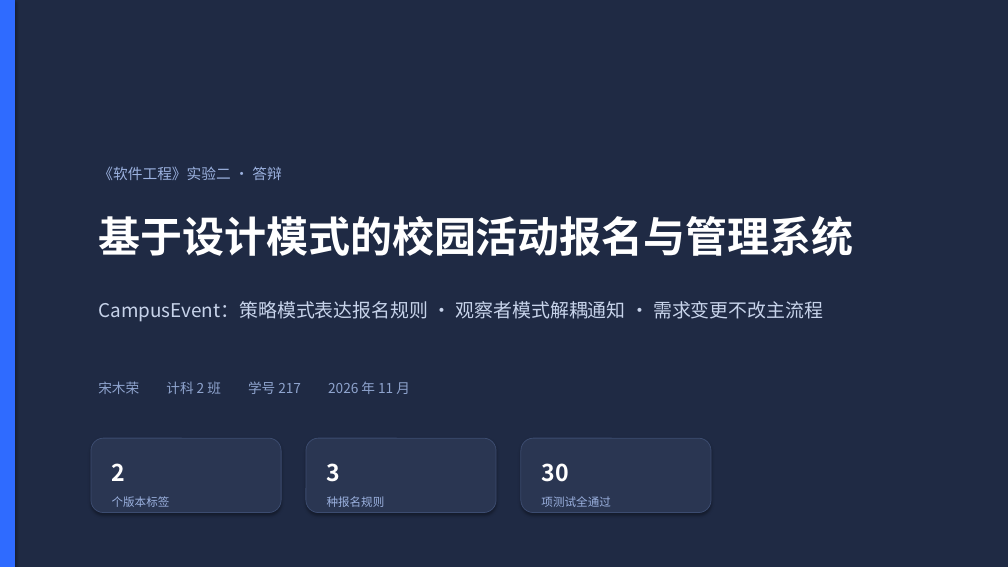
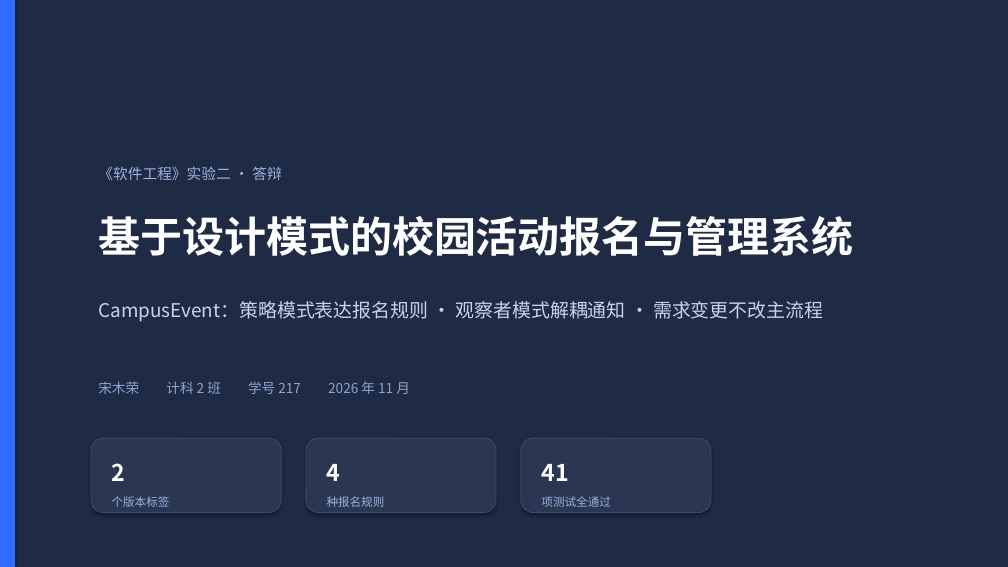
Before and after one commit to ke-367/CampusEvent, a slide deck: slide 1 of docs/答辩PPT.pptx. Drawn at 1008x567 pixels with LibreOffice and Linux fonts; fonts in the diff are those of the drawing. Boxes give left, top, right and bottom in pixels: in the first picture for what was removed or moved away, otherwise in the second. Text is boxed around its words. In the diff, an @@ line names an element or a change of style, - is before the commit and + after.

```diff
--- a/docs/答辩PPT.pptx
+++ b/docs/答辩PPT.pptx
@@ text at (327, 464, 341, 481): text changed @@
-3
+4
@@ text at (541, 464, 568, 481): text changed @@
-30
+41
```
Also in this commit, not shown: 2 other slides changed, 17 other files.
